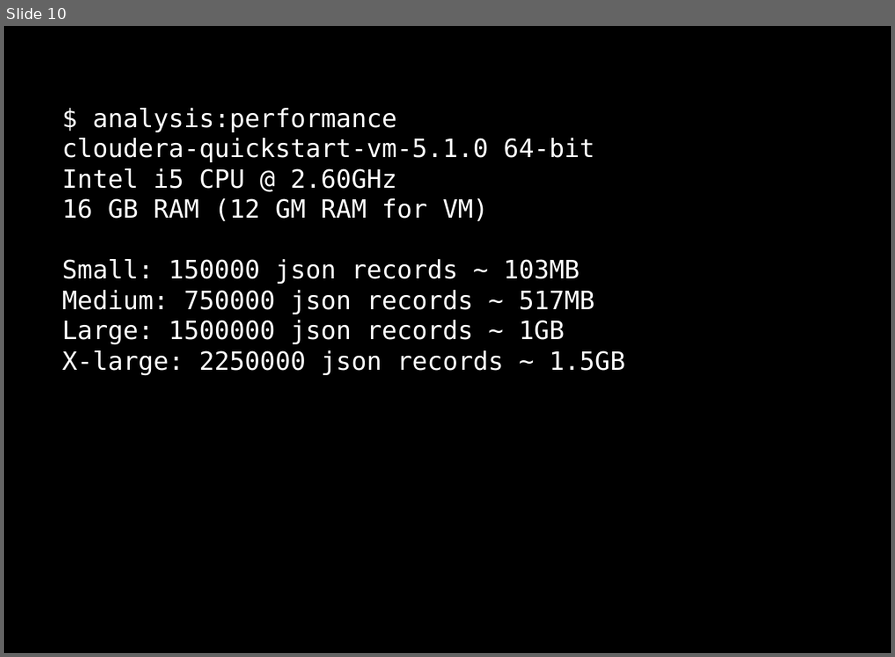
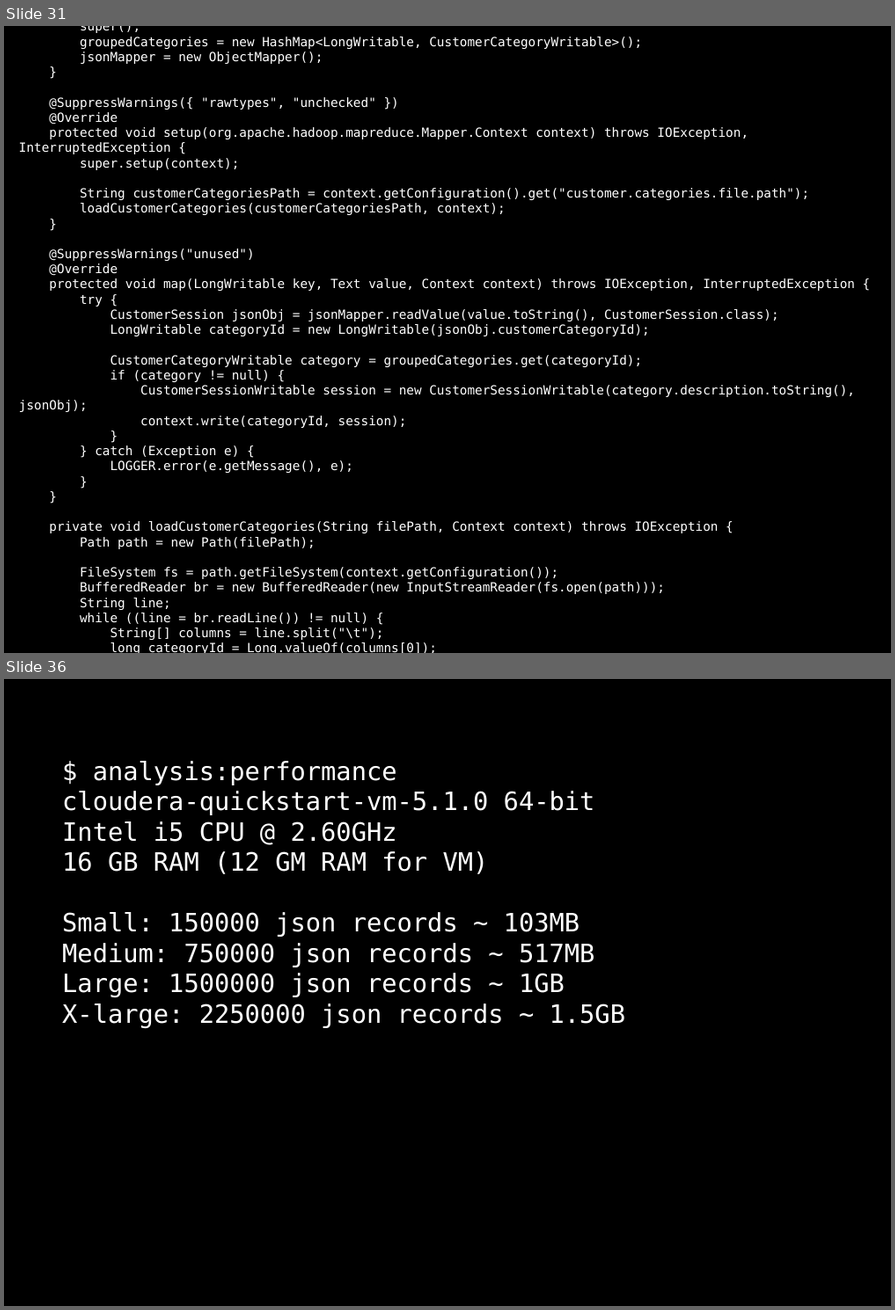
Before and after one commit to dzamurovic/coding-serbia-2014, a slide deck: coding-serbia.pptx. Shown one above the other, each under a label of ours: slide 10 before the commit, slides 31 and 36 after it; the slides between them are not shown. The pictures are 895x657 and 895x1310 pixels, drawn with LibreOffice and Linux fonts; fonts in the diff are those of the drawing. Boxes give left, top, right and bottom in pixels: in the first picture for what was removed or moved away, otherwise in the second. Text is boxed around its words. In the diff, an @@ line names an element or a change of style, - is before the commit and + after.

```diff
--- a/coding-serbia.pptx
+++ b/coding-serbia.pptx
@@ slide 31 added at [4,26,891,653], background #000000 @@
@@ rectangle added at [4,26,891,639], fill #000000, outline #000000 2 pt, 12 pt, text #FFFFFF @@
+public CustomerRecordsMapper() {
+super();
+groupedCategories = new HashMap<LongWritable, CustomerCategoryWritable>();
+jsonMapper = new ObjectMapper();
+}
+@SuppressWarnings({ "rawtypes", "unchecked" })
+@Override
+protected void setup(org.apache.hadoop.mapreduce.Mapper.Context context) throws IOException, InterruptedException {
+super.setup(context);
+String customerCategoriesPath = context.getConfiguration().get("customer.categories.file.path");
+loadCustomerCategories(customerCategoriesPath, context);
+}
+@SuppressWarnings("unused")
+@Override
+protected void map(LongWritable key, Text value, Context context) throws IOException, InterruptedException {
+try {
+CustomerSession jsonObj = jsonMapper.readValue(value.toString(), CustomerSession.class);
+LongWritable categoryId = new LongWritable(jsonObj.customerCategoryId);
+CustomerCategoryWritable category = groupedCategories.get(categoryId);
+if (category != null) {
+CustomerSessionWritable session = new CustomerSessionWritable(category.description.toString(), jsonObj);
+context.write(categoryId, session);
+}
+} catch (Exception e) {
+LOGGER.error(e.getMessage(), e);
+}
+}
+private void loadCustomerCategories(String filePath, Context context) throws IOException {
+Path path = new Path(filePath);
+FileSystem fs = path.getFileSystem(context.getConfiguration());
+BufferedReader br = new BufferedReader(new InputStreamReader(fs.open(path)));
+String line;
+while ((line = br.readLine()) != null) {
+String[] columns = line.split("\t");
+long categoryId = Long.valueOf(columns[0]);
@@ what was slide 10 is now slide 36 @@
```
Also in this commit, not shown: 4 slides changed, 28 other slides added, 1 other file.
